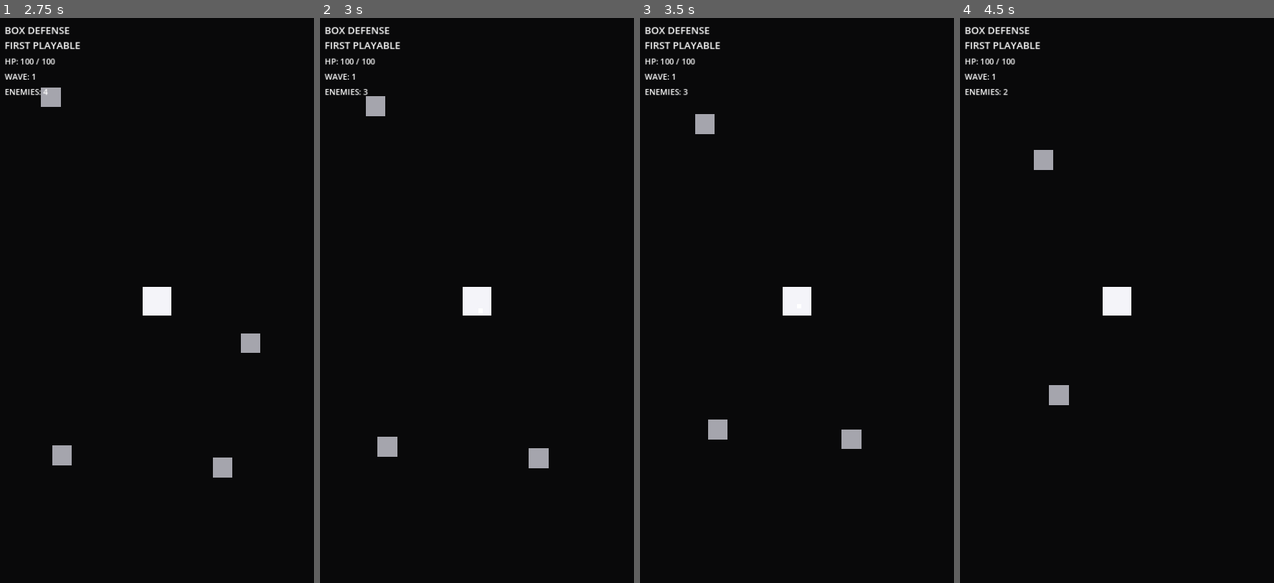
Above: before the commit, frames 1-4 (left to right).
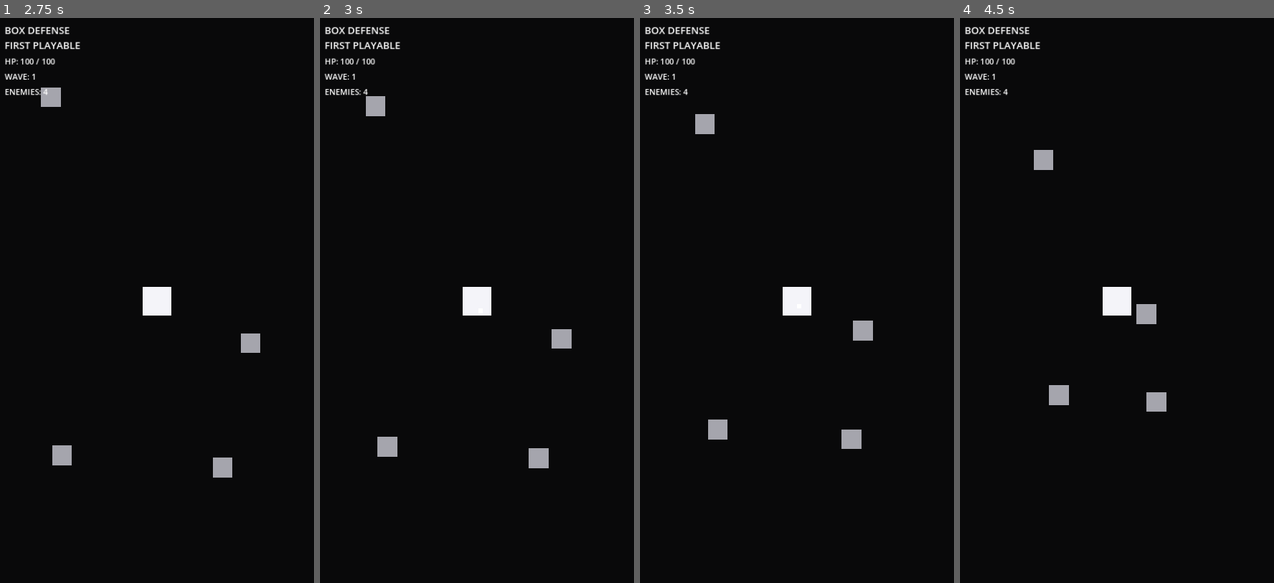
Above: after the commit, the same moments.

Repository: KevinRabbe/box-game-
Game: Godot game, scene res://scenes/game/game.tscn
The game is run twice, just before and just after one commit, with the same random seed, the same clock (stepped at 60 frames per second) and the same inputs.
Inputs:
- Up to frame 1 (2.75 s): no input
- Up to frame 2 (3 s): no input
- Up to frame 3 (3.5 s): no input
- Up to frame 4 (4.5 s): no input

Frame 1 is identical in both runs. In frame 2, 0.2% of the frame differs, in the area x 13-81%, y 12-59%; in frame 3, 0.2%; in frame 4, 0.5%, in the area x 13-66%, y 12-70%.
Error after the commit: Attempt to call function 'get_coin_reward' in base 'null instance' on a null instance. (res://scripts/enemies/enemy_box.gd:47)

Commit message:
Emit enemy rewards on defeat

Diff:
--- a/scripts/enemies/enemy_box.gd
+++ b/scripts/enemies/enemy_box.gd
@@ -1,8 +1,11 @@
 extends CharacterBody2D
+
+signal defeated(coin_reward: int)
 
 @onready var health_component: HealthComponent = $HealthComponent
 @onready var movement_component: MovementComponent = $MovementComponent
 @onready var contact_damage_component: ContactDamageComponent = $ContactDamageComponent
+@onready var reward_component: RewardComponent = $RewardComponent
 
 var _target: Node2D
 
@@ -41,5 +44,6 @@
 
 
 func _on_died() -> void:
+	defeated.emit(reward_component.get_coin_reward())
 	remove_from_group(&"enemies")
 	queue_free()
